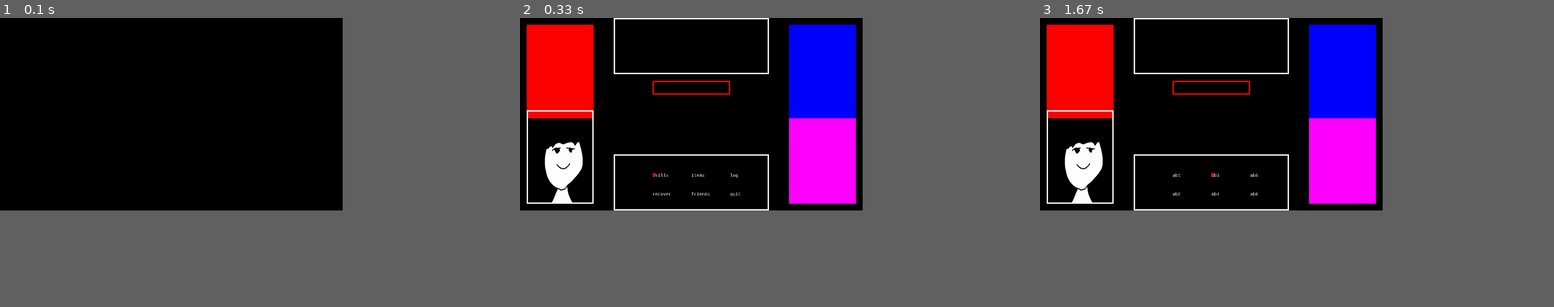
Above: before the commit, frames 1-3 (left to right).
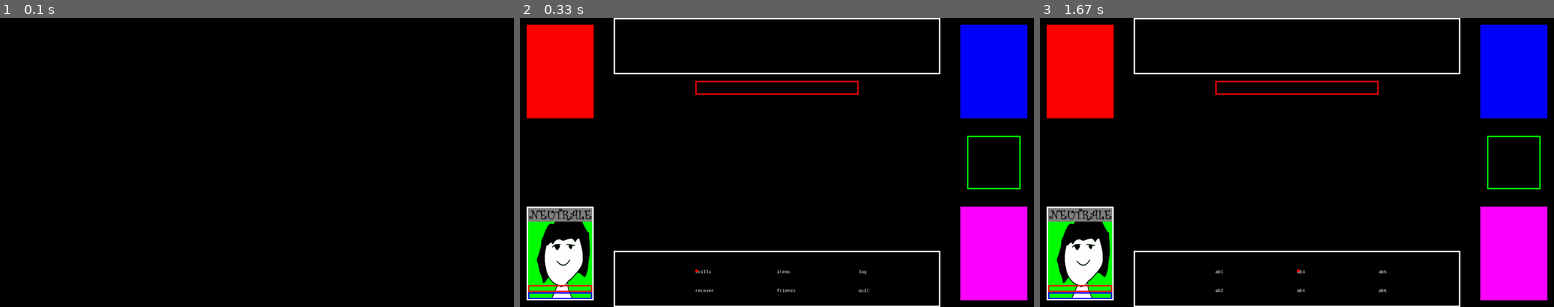
Above: after the commit, the same moments.

Repository: TheDarkOfSOOS/Project-OMONA
Game: pygame game, started from round.py
The game is run twice, just before and just after one commit, with the same random seed, the same clock (stepped at 60 frames per second) and the same inputs.
Inputs:
- Up to frame 1 (0.1 s): no input
- Up to frame 2 (0.33 s): no input
- Up to frame 3 (1.67 s): tap Enter at 0.33 s; hold Right 0.67-1.13 s
In our replay, the window is 600x337 before the commit and 900x506 after it. These sizes can differ from the game's own. Grey fills any space a smaller window leaves; there, only what the larger window draws over its background counts as a difference.

The runs differ from the first frame. In frame 1, only the window size differs. In frame 2, 24% of the frame differs, in the area x 1-99%, y 0-100%; in frame 3, 24%.

Commit message:
Aggiornamento emozioni e change_emotion.py

Diff:
--- /dev/null
+++ b/change_emotion.py
@@ -0,0 +1,39 @@
+import pygame
+from pygame.locals import *
+
+def change_emotion(objective, emotion):
+        if emotion == "neutrale":
+            objective.current_emotion = "neutrale"
+
+        elif emotion == "triste":
+            objective.current_emotion = "triste"
+        elif emotion == "depresso" and objective.emotional_levels["Tristezza"] >= 2:
+            objective.current_emotion = "depresso"
+        elif emotion == "disperato" and objective.emotional_levels["Tristezza"] >= 2:
+            objective.current_emotion = "disperato"
+
+        elif emotion == "arrabbiato":
+            objective.current_emotion = "arrabbiato"
+        elif emotion == "iracondo" and objective.emotional_levels["Rabbia"] >= 2:
+            objective.current_emotion = "iracondo"
+        elif emotion == "furioso" and objective.emotional_levels["Rabbia"] >= 2:
+            objective.current_emotion = "furioso"
+
+        # FELICITA' LIVELLO 1 CON EMOZIONE NEUTRALE
+        elif emotion == "gioioso" and objective.current_emotion == "neutrale":
+            objective.current_emotion = "gioioso"
+        # FELICITA' LIVELLO 2 CON LIVELLO MASSIMO 2+ OPPURE FELICITA' LIVELLO 1 + 1 CON LIVELLO MASSIMO 2+
+        elif emotion == "felice" and objective.emotional_levels["Felicità"] >= 2 or objective.current_emotion == "gioioso" and emotion == "gioioso" and objective.emotional_levels["Felicità"] >= 2:
+            objective.current_emotion = "felice"
+        # FELICITA' LIVELLO 2 CON LIVELLO MASSIMO 1 OPPURE FELICITA' LIVELLO 1 + 1 CON LIVELLO MASSIMO 1
+        elif emotion == "felice" and objective.emotional_levels["Felicità"] < 2 or objective.current_emotion == "gioioso" and emotion == "gioioso" and objective.emotional_levels["Felicità"] < 2:
+            objective.current_emotion = "gioioso"
+        # FELICITA' LIVELLO 3 CON LIVELLO MASSIMO 3 OPPURE FELICITA' LIVELLO 2 + 1 CON LIVELLO MASSIMO 3
+        elif emotion == "euforico" and objective.emotional_levels["Felicità"] >= 2 or objective.current_emotion == "felice" and emotion == "gioioso" and objective.emotional_levels["Felicità"] >= 2:
+            objective.current_emotion = "euforico"
+        # FELICITA' LIVELLO 3 CON LIVELLO MASSIMO 2 OPPURE FELICITA' LIVELLO 2 + 1 CON LIVELLO MASSIMO 2
+        elif emotion == "euforico" and objective.emotional_levels["Felicità"] < 3 or objective.current_emotion == "felice" and emotion == "gioioso" and objective.emotional_levels["Felicità"] < 3:
+            objective.current_emotion = "felice"
+        # FELICITA' LIVELLO 3 CON LIVELLO MASSIMO 1 OPPURE FELICITA' LIVELLO 2 + 1 CON LIVELLO MASSIMO 1
+        elif emotion == "euforico" and objective.emotional_levels["Felicità"] < 2 or objective.current_emotion == "felice" and emotion == "gioioso" and objective.emotional_levels["Felicità"] < 2:
+            objective.current_emotion = "felice"
--- a/data.py
+++ b/data.py
@@ -2,11 +2,11 @@
 from pygame.locals import *
 
 
-WIDTH, HEIGHT = 1280, 720
-WIN = pygame.display.set_mode((WIDTH, HEIGHT))
+#WIDTH, HEIGHT = 1280, 720
+#WIN = pygame.display.set_mode((WIDTH, HEIGHT))
 
-# WIDTH, HEIGHT = 1920, 1080
-# WIN = pygame.display.set_mode((WIDTH, HEIGHT), pygame.FULLSCREEN)
+WIDTH, HEIGHT = 1920, 1080
+WIN = pygame.display.set_mode((WIDTH, HEIGHT), pygame.FULLSCREEN)
 
 FPS = 5
 
@@ -25,6 +25,7 @@
 CHARA_HEIGHT = 350
 
 SPACING = 25
+SPACING_PLAYER_BAR = 5
 
 BOX_WIDTH = WIDTH-(CHARA_WIDTH*2)-(SPACING*8)
 BOX_HEIGHT = (CHARA_HEIGHT/5)*3
@@ -45,3 +46,14 @@
 BOX_RIGHT_DOWN = ( BOX_HORIZONTAL_SPACING+(BOX_WIDTH/4)*3, (BOX_HEIGHT/3)*2+(HEIGHT-BOX_HEIGHT) )
 
 CHOICE_LOCATIONS = [[BOX_LEFT_UP,BOX_CENTER_UP,BOX_RIGHT_UP],[BOX_LEFT_DOWN,BOX_CENTER_DOWN,BOX_RIGHT_DOWN]]
+
+CHARA_NEUTRAL = pygame.image.load("img/chara_neutral.png")
+CHARA_HAPPY = pygame.image.load("img/chara_happy.png")
+CHARA_EUFORIC = pygame.image.load("img/chara_euforic.png")
+CHARA_SAD = pygame.image.load("img/chara_sad.png")
+CHARA_DEPRESSED = pygame.image.load("img/chara_depressed.png")
+CHARA_RAGE = pygame.image.load("img/chara_rage.png")
+CHARA_FURY = pygame.image.load("img/chara_fury.png")
+
+NEUTRAL_IMG = pygame.image.load("img/neutral_img.png")
+HAPPY_IMG = pygame.image.load("img/happy_img.png")
--- a/drawer.py
+++ b/drawer.py
@@ -28,8 +28,12 @@
 # DA MIGLIORARE
 def characters():
     #Disegno Youssef
-    # pygame.draw.rect(WIN, (0,255,0), pygame.Rect( SPACING, HEIGHT-CHARA_HEIGHT-SPACING, CHARA_WIDTH, CHARA_HEIGHT ))
-    WIN.blit(y.img,(SPACING,HEIGHT-CHARA_HEIGHT-SPACING))
+    pygame.draw.rect(WIN, (0,255,0), pygame.Rect( SPACING, HEIGHT-CHARA_HEIGHT-SPACING, CHARA_WIDTH, CHARA_HEIGHT ))
+    WIN.blit(y.img["Profilo"],(SPACING,HEIGHT-CHARA_HEIGHT-SPACING))
+    pygame.draw.rect(WIN, (255,0,0), pygame.Rect( SPACING + SPACING_PLAYER_BAR, HEIGHT - (SPACING*2) - (ENEMY_HEALTH_BAR_HEIGHT/2) - SPACING_PLAYER_BAR, CHARA_WIDTH - (SPACING_PLAYER_BAR*2), ENEMY_HEALTH_BAR_HEIGHT/2 ), BOX_BORDER)
+    pygame.draw.rect(WIN, (0,0,255), pygame.Rect( SPACING + SPACING_PLAYER_BAR, HEIGHT - (SPACING*2) - (SPACING_PLAYER_BAR), CHARA_WIDTH - (SPACING_PLAYER_BAR*2), ENEMY_HEALTH_BAR_HEIGHT/2 ), BOX_BORDER)
+    WIN.blit(y.img["Emozione"],(SPACING,HEIGHT-CHARA_HEIGHT-SPACING+SPACING_PLAYER_BAR))
+
     #Disegno Piergiorgio
     pygame.draw.rect(WIN, (255,0,0), pygame.Rect( SPACING, SPACING, CHARA_WIDTH, CHARA_HEIGHT ))
     #Disegno Raul
--- a/youssef_class.py
+++ b/youssef_class.py
@@ -23,7 +23,7 @@
 class Youssef():
     def __init__(self,):
 
-        self.img = pygame.transform.scale(pygame.image.load("img/chara_neutral.png"),(CHARA_WIDTH,CHARA_HEIGHT))
+        self.img = {"Profilo":pygame.transform.scale(CHARA_NEUTRAL,(CHARA_WIDTH,CHARA_HEIGHT)),"Emozione":NEUTRAL_IMG}
 
         # STATISTICHE
         self.hp = 432 # Variabile per i punti vita
@@ -39,10 +39,29 @@
         self.current_emotion = "neutrale" # Emozione attuale
         self.emotional_levels = {"Felicità":"2","Rabbia":"2","Tristezza":"2"} # Dizionario per il livello massimo delle emozioni
 
-    def sforbiciata(self, objective):
-        self.skill_atk = 10
-        temp = 131
-        self.vel = 999
+    def change_img(self):
+        if self.current_emotion == "neutrale":
+            self.img["Profilo"] = pygame.transform.scale(CHARA_NEUTRAL,(CHARA_WIDTH,CHARA_HEIGHT))
+            self.img["Emozione"] = NEUTRAL_IMG
+
+        elif self.current_emotion == "gioioso":
+            self.img["Profilo"] = pygame.transform.scale(CHARA_HAPPY,(CHARA_WIDTH,CHARA_HEIGHT))
+            self.img["Emozione"] = HAPPY_IMG
+
+        elif self.current_emotion == "euforico":
+            self.img["Profilo"] = CHARA_EUFORIC
+
+        elif self.current_emotion == "triste":
+            self.img["Profilo"] = CHARA_SAD
+
+        elif self.current_emotion == "depresso":
+            self.img["Profilo"] = CHARA_DEPRESSED
+
+        elif self.current_emotion == "arrabbiato":
+            self.img["Profilo"] = CHARA_RAGE
+
+        elif self.current_emotion == "iracondo":
+            self.img["Profilo"] = CHARA_FURY
 
 
 y = Youssef()
Binary file added: img/happy_img.png
Binary file added: img/neutral_img.png
